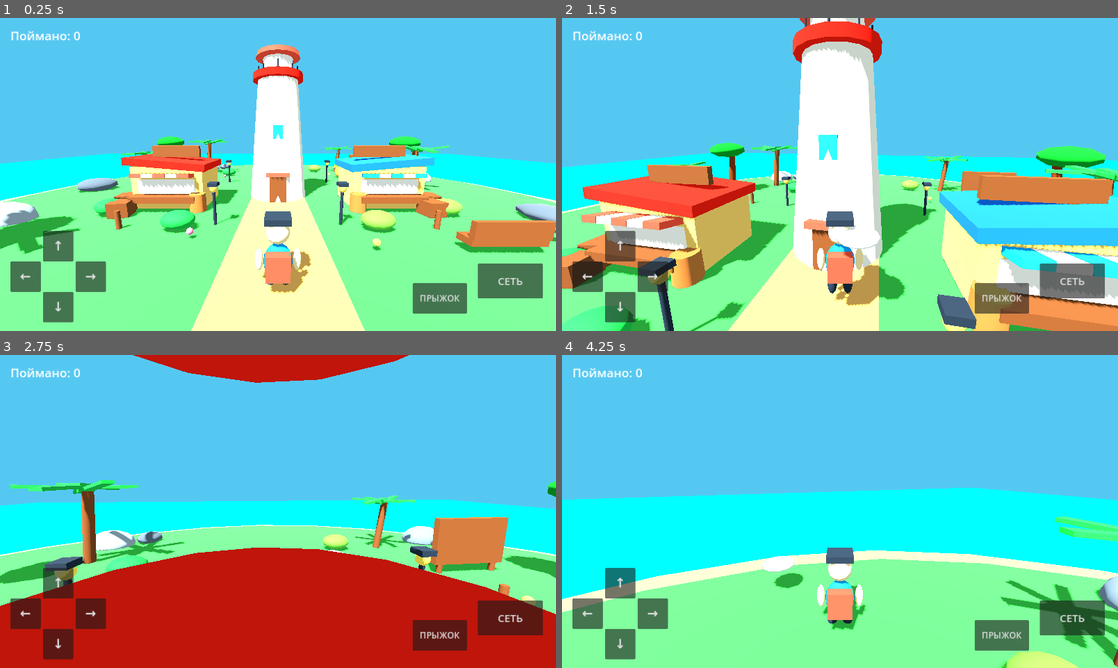
Above: before the commit, frames 1-4 (two rows, left to right).
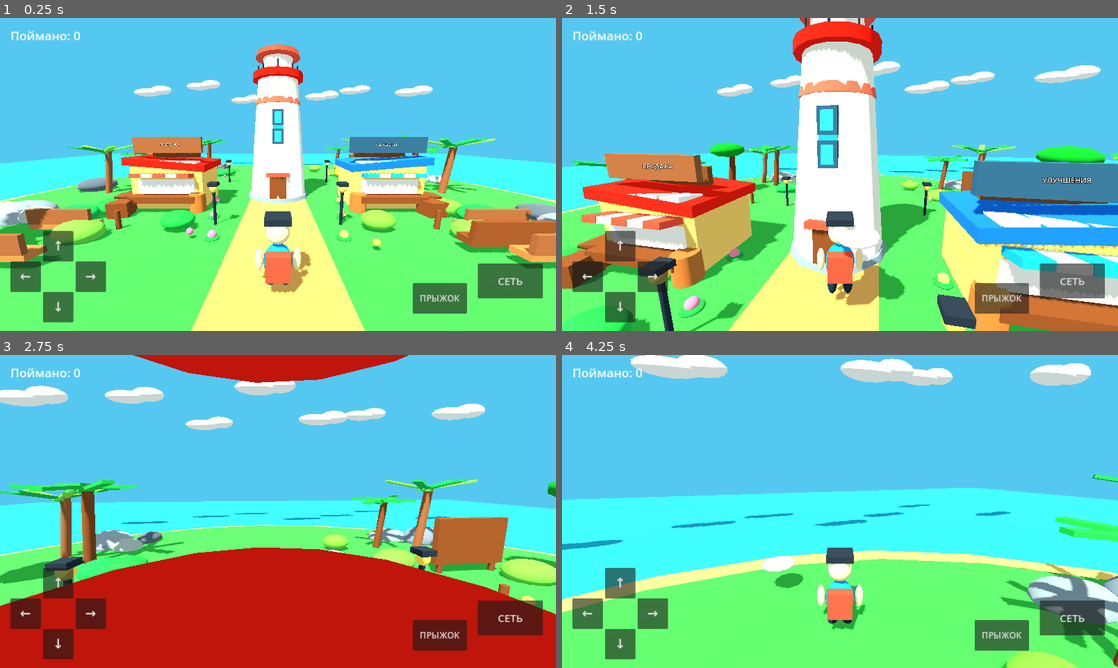
Above: after the commit, the same moments.

Repository: ksotik22/Catch-a-Mutant
Game: Godot game, scene res://scenes/main.tscn
The game is run twice, just before and just after one commit, with the same random seed, the same clock (stepped at 60 frames per second) and the same inputs.
Inputs (mouse positions are in pixels of both pictures, inside the frame that each line leads up to):
- Up to frame 1 (0.25 s): no input
- Up to frame 2 (1.5 s): move the mouse to (867, 174) at 0.52 s; hold W from 0.53 s (still down); click (867, 174) at 0.67 s; tap Space at 0.77 s; move the mouse to (812, 174) at 1.27 s
- Up to frame 3 (2.75 s): keep holding W; tap Space at 1.52 s; move the mouse to (289, 505) at 2.02 s
- Up to frame 4 (4.25 s): keep holding W; move the mouse to (834, 517) at 2.77 s; click (834, 517) at 2.92 s; tap Space at 3.02, 3.77 s; move the mouse to (878, 514) at 3.52 s

The runs differ from the first frame. In frame 1, 49% of the frame differs, in the area x 0-100%, y 8-100%; in frame 2, 40%; in frame 3, 23%; in frame 4, 54%, in the area x 0-100%, y 0-100%.

Commit message:
Load concept-style visual upgrade

Diff:
--- a/scripts/player.gd
+++ b/scripts/player.gd
@@ -18,6 +18,8 @@
 func _install_visual_upgrade() -> void:
     var visual_upgrade = preload("res://scripts/visual_upgrade.gd").new()
     get_tree().current_scene.add_child(visual_upgrade)
+    var concept_upgrade = preload("res://scripts/concept_upgrade.gd").new()
+    get_tree().current_scene.add_child(concept_upgrade)
 
 func _unhandled_input(event: InputEvent) -> void:
     if event is InputEventMouseMotion and Input.mouse_mode == Input.MOUSE_MODE_CAPTURED:
